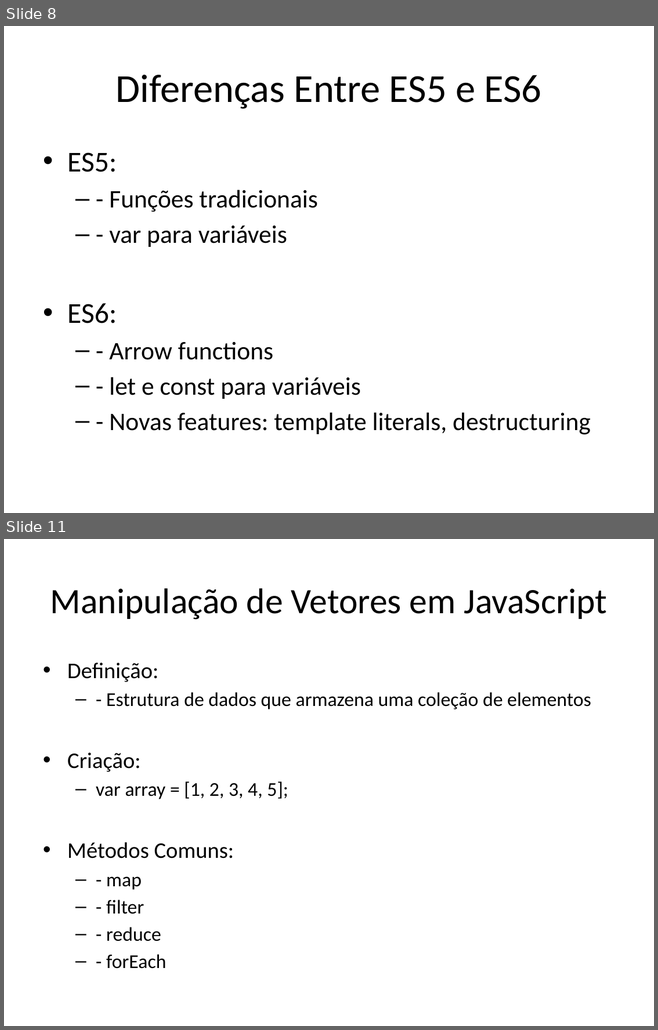
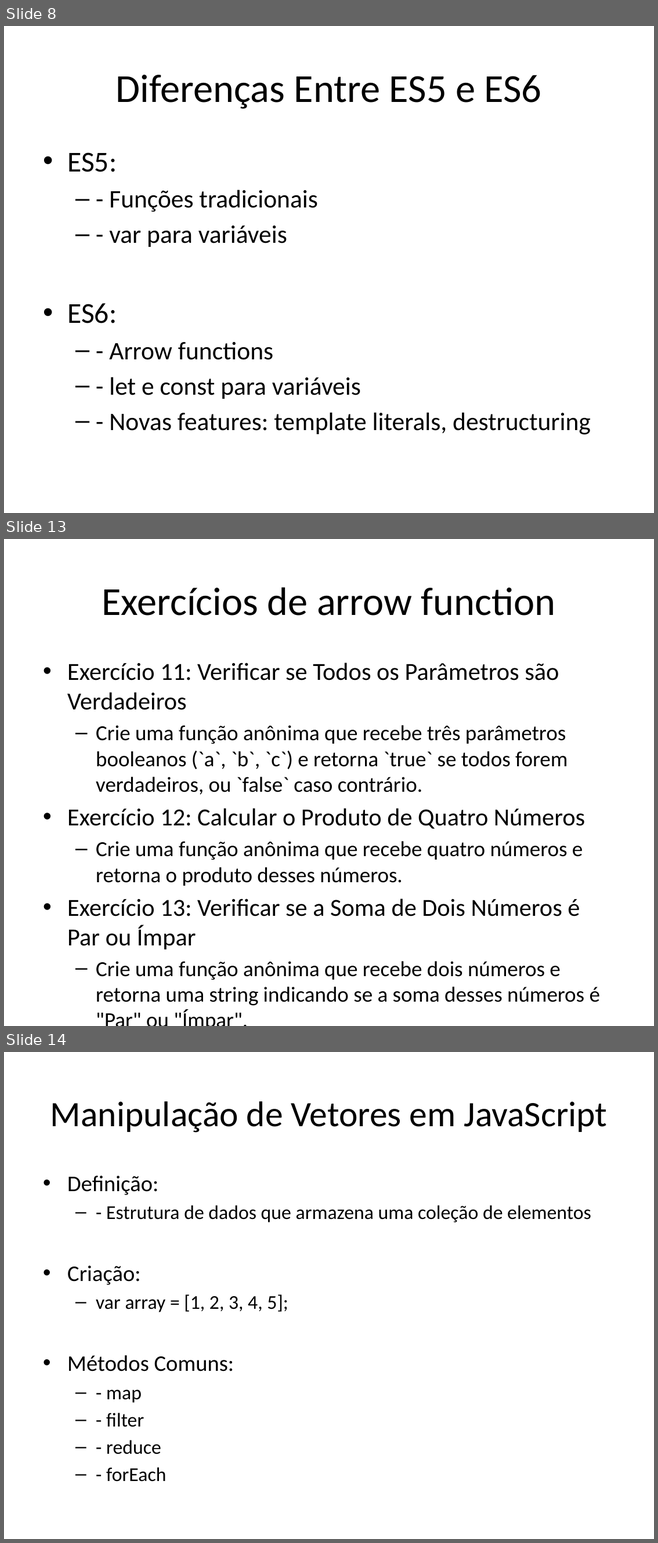
Before and after one commit to dfpires/progcomp2-2024b, a slide deck: ES5e6.pptx. Shown one above the other, each under a label of ours: slides 8 and 11 before the commit, slides 8, 13 and 14 after it; the slides between them are not shown. The pictures are 658x1030 and 658x1543 pixels, drawn with LibreOffice and Linux fonts; fonts in the diff are those of the drawing. Boxes give left, top, right and bottom in pixels: in the first picture for what was removed or moved away, otherwise in the second. Text is boxed around its words. In the diff, an @@ line names an element or a change of style, - is before the commit and + after.

```diff
--- a/ES5e6.pptx
+++ b/ES5e6.pptx
@@ slide 13 added at box(4, 539, 654, 1026), background #FFFFFF @@
@@ title added at box(101, 587, 556, 616), 44 pt, text #000000 @@
+Exercícios de arrow function
@@ text added at box(67, 663, 600, 1006), 23.8 pt, text #000000 @@
+• Exercício 11: Verificar se Todos os Parâmetros são Verdadeiros
+  – Crie uma função anônima que recebe três parâmetros booleanos (`a`, `b`, `c`) e retorna `true` se todos forem verdadeiros, ou `false` caso contrário.
+• Exercício 12: Calcular o Produto de Quatro Números
+  – Crie uma função anônima que recebe quatro números e retorna o produto desses números.
+• Exercício 13: Verificar se a Soma de Dois Números é Par ou Ímpar
+  – Crie uma função anônima que recebe dois números e retorna uma string indicando se a soma desses números é "Par" ou "Ímpar".
@@ what was slide 11 is now slide 14 @@
```
Also in this commit, not shown: 2 slides changed, 8 other slides added.
